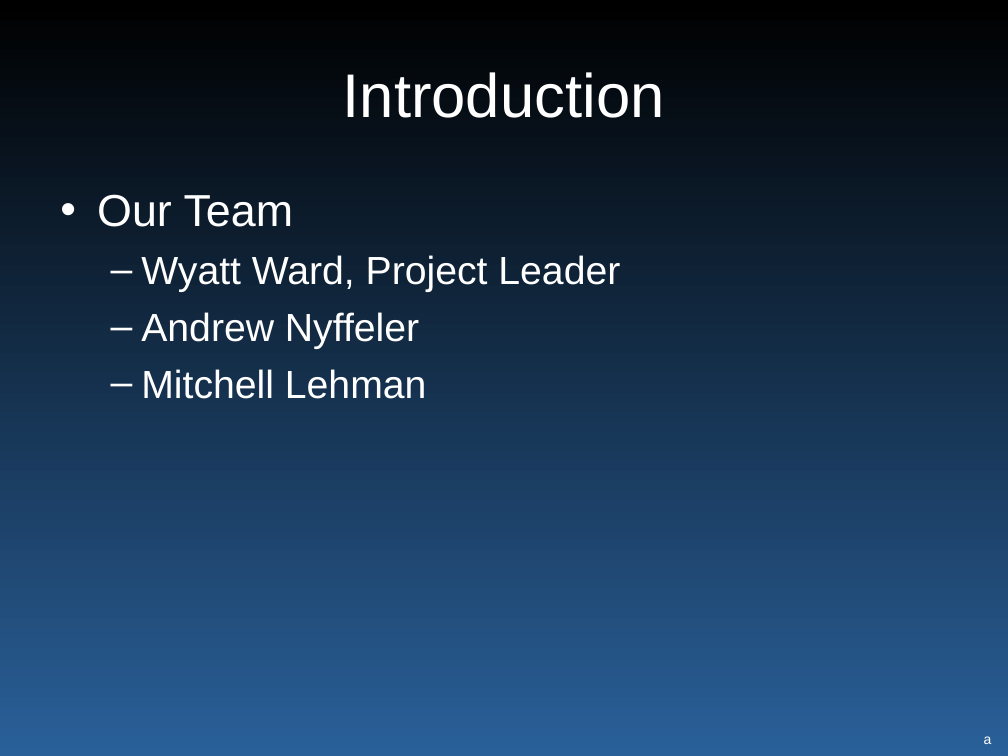
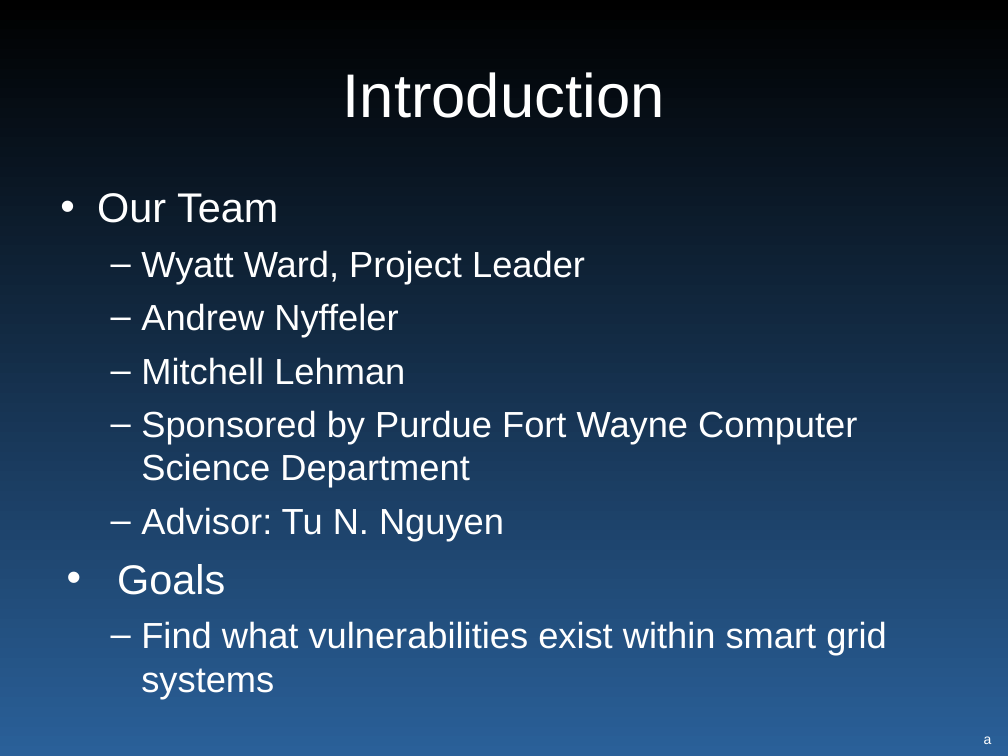
Before and after one commit to wyatt8740/CS460_Capstone, a slide deck: slide 2 of smartgrid_465_final_present.pptx. Drawn at 1008x756 pixels with LibreOffice and Linux fonts; fonts in the diff are those of the drawing. Boxes give left, top, right and bottom in pixels: in the first picture for what was removed or moved away, otherwise in the second. Text is boxed around its words. In the diff, an @@ line names an element or a change of style, - is before the commit and + after.

```diff
--- a/smartgrid_465_final_present.pptx
+++ b/smartgrid_465_final_present.pptx
@@ text at [97, 193, 585, 385]: size 32 to 29.6 pt in "Our Team"; size 28 to 25.9 pt in "Wyatt Ward, Project Leader", "Andrew Nyffeler", "Mitchell Lehman" @@
@@ text at [117, 410, 886, 655]: paragraphs added @@
+  – Sponsored by Purdue Fort Wayne Computer Science Department
+  – Advisor: Tu N. Nguyen
+• Goals
+  – Find what vulnerabilities exist within smart grid systems
```
Also in this commit, not shown: 7 other slides changed, 6 slides added, 1 other file.
